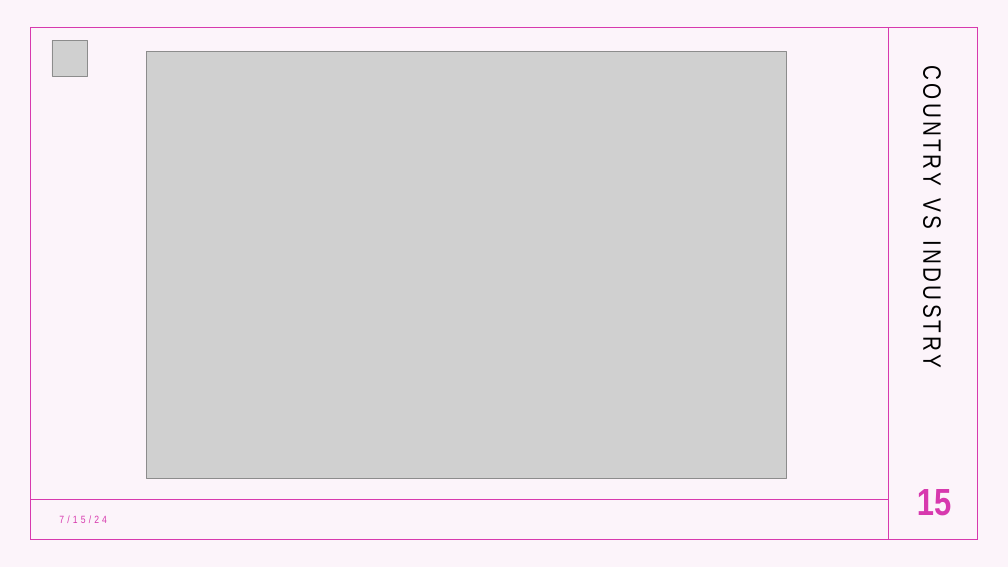
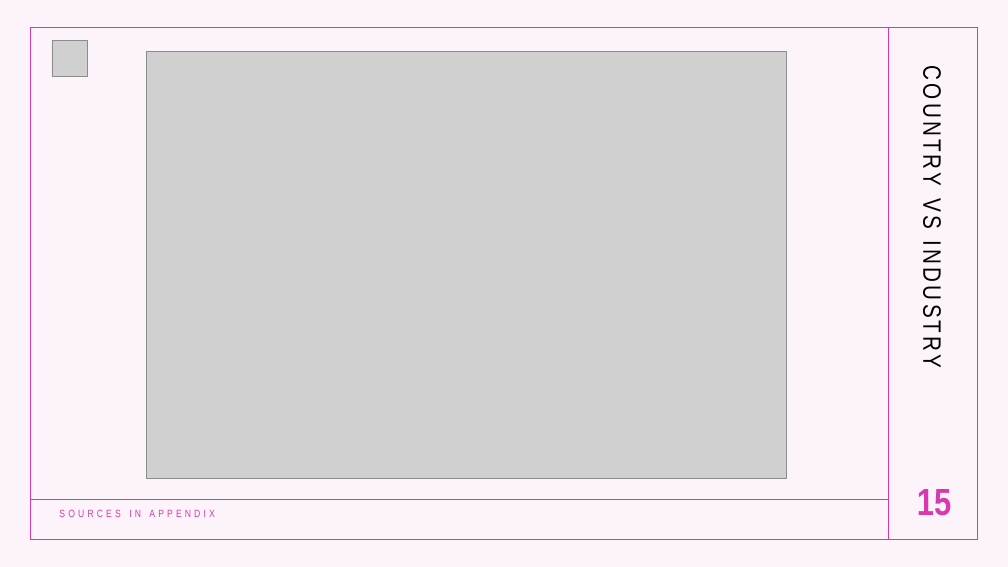
Before and after one commit to lanahuyen/Group_Project_1, a slide deck: slide 15 of Presentation/Presentation_Group 7.pptx. Drawn at 1008x567 pixels with LibreOffice and Linux fonts; fonts in the diff are those of the drawing; grey boxes stand for pictures. Boxes give left, top, right and bottom in pixels: in the first picture for what was removed or moved away, otherwise in the second. Text is boxed around its words. In the diff, an @@ line names an element or a change of style, - is before the commit and + after.

```diff
--- a/Presentation/Presentation_Group 7.pptx
+++ b/Presentation/Presentation_Group 7.pptx
@@ text at (59, 509, 214, 517): text changed @@
-7/15/24
+SOURCES IN APPENDIX
```
Also in this commit, not shown: 6 other slides changed, 9 slides added, 5 other files.
